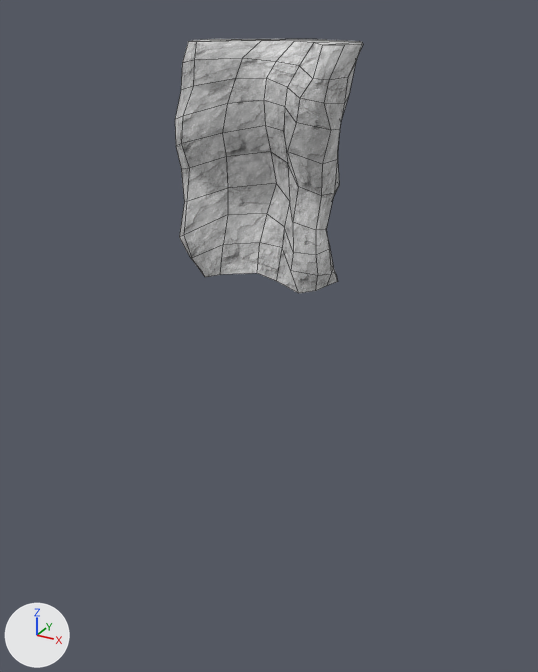
The FBX model Assets/Art/Models/Cliff-Rocks/Clif_New_04.fbx, before and after one commit.
Camera for both pictures: a 50 mm camera at (343.0, -686.0, 136.0) aimed at (-36.0, 3.0, -209.0). Lighting does not change. The marker at lower left points along +X, +Y and +Z. Mesh edges are drawn as thin lines. Where no turn or scale is listed for an object, it has been applied to the vertices.

The first picture shows 'Clif_New_04'.
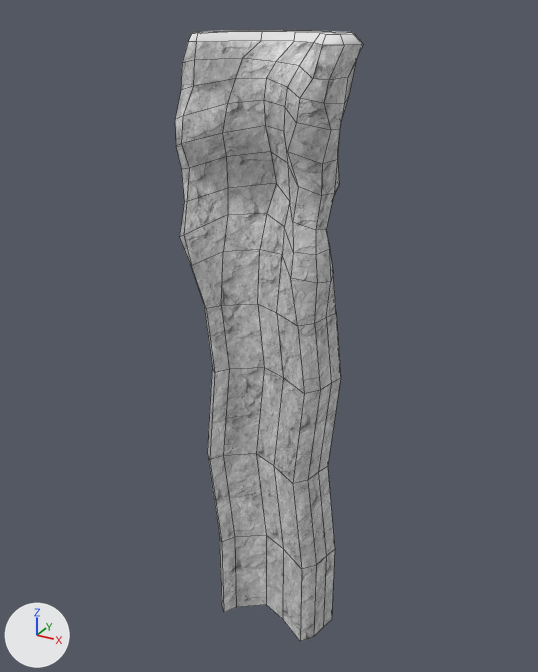
Boxes (x1, y1, x2, y2) around the edits, measured in the pictures (538 x 672 px):
```json
{"object": "Clif_New_04", "change": "reshaped", "before": [175, 39, 363, 293], "after": [175, 30, 363, 641], "on screen": "140% taller"}
{"part": 1, "of": "me_clif_new_04", "change": "built on", "before": [180, 214, 338, 293], "after": [180, 214, 341, 641]}
{"part": 2, "of": "me_clif_new_04", "change": "built on", "before": [190, 39, 363, 45], "after": [189, 30, 363, 45]}
{"part": 3, "of": "me_clif_new_04", "change": "surface changed", "before": [175, 41, 362, 255], "after": [175, 41, 362, 255]}
```

The change, as JSON lines over the scene's bpy script:
```json
{"op": "add", "block": "mat_moss", "code": ["mat_moss = principled_material('Moss')", "mat_moss.base_color = (0.8, 0.8, 0.8)  # white #e7e7e7", "mat_moss.roughness = 0.768"]}
{"block": "me_clif_new_04", "where": "# used by ob_clif_new_04; location = (0.0, 0.0, 0.0)"}
{"op": "remove", "block": "me_clif_new_04", "code": "me_clif_new_04.from_pydata(...)  # 160 vertices, 151 faces; spans x -114.0..71.0, y -71.0..67.0, z -126.0..107.0"}
{"op": "add", "block": "me_clif_new_04", "code": "me_clif_new_04.from_pydata(...)  # 240 vertices, 231 faces; spans x -114.0..71.0, y -71.0..67.0, z -586.0..115.0"}
{"block": "me_clif_new_04", "change": "me_clif_new_04 part 1"}
{"block": "me_clif_new_04", "change": "16 vertices in x -93.0..50.0, y -59.0..47.0, z -126.0 move by (0.0, 0.0, -36.0)"}
{"block": "me_clif_new_04", "change": "11 vertices in x -100.0..54.0, y -57.0..48.0, z -110.0..-92.0 move by (0.0, 0.0, -8.0)"}
{"block": "me_clif_new_04", "change": "5 vertices in x -98.0..-9.0, y -70.0..47.0, z -114.0..-95.0 move by (0.0, 0.0, -7.0)"}
{"block": "me_clif_new_04", "change": "11 vertices are added at x -89.0..55.0, y -46.0..9.0, z -586.0..-356.0"}
{"block": "me_clif_new_04", "change": "9 new vertices lie (8.0, 0.0, -76.0) away from vertices in x -86.0..50.0, y -59.0..38.0, z -126.0"}
{"block": "me_clif_new_04", "change": "7 new vertices lie (9.0, 0.0, -76.0) away from vertices in x -93.0..41.0, y -46.0..47.0, z -126.0"}
{"block": "me_clif_new_04", "change": "13 new vertices lie (-12.0, 0.0, -118.0) away from vertices in x -84.0..58.0, y -59.0..47.0, z -238.0"}
{"block": "me_clif_new_04", "change": "12 new vertices lie (14.0, 0.0, -116.0) away from vertices in x -96.0..46.0, y -59.0..47.0, z -356.0"}
{"block": "me_clif_new_04", "change": "12 new vertices lie (0.0, 0.0, -114.0) away from vertices in x -82.0..60.0, y -59.0..47.0, z -472.0"}
{"block": "me_clif_new_04", "change": "64 new faces join them, mat_rock (picture img_rock_5_jpg)"}
{"block": "me_clif_new_04", "change": "me_clif_new_04 part 2"}
{"block": "me_clif_new_04", "change": "7 faces are deleted"}
{"block": "me_clif_new_04", "change": "16 vertices are added at x -103.0..61.0, y -51.0..60.0, z 114.0..115.0"}
{"block": "me_clif_new_04", "change": "23 new faces join them, mat_moss (white #e7e7e7)"}
{"block": "me_clif_new_04", "change": "me_clif_new_04 part 3: 144 kept faces spanning x -114.0..71.0, y -71.0..67.0, z -162.0..107.0 get new texture (UV) coordinates"}
{"op": "add", "block": "me_clif_new_04", "code": "me_clif_new_04.materials.append(mat_moss)  # white #e7e7e7"}
```
